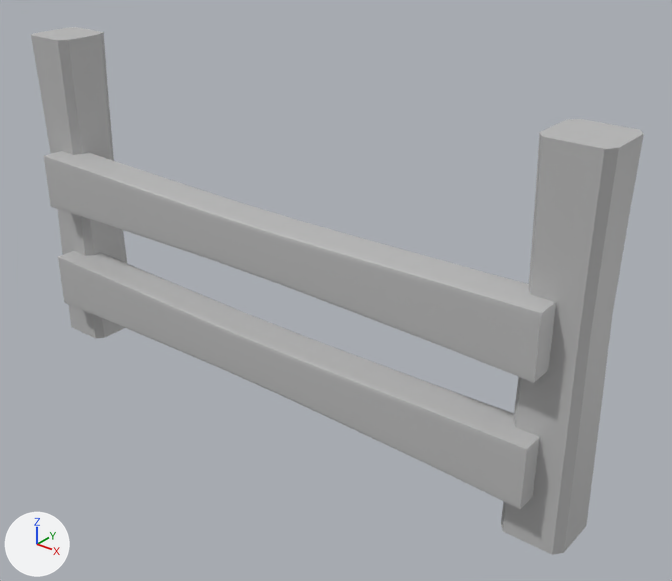
The FBX model Assets/Art/Models/Fence2.fbx: old version first, new version second.
Rendered twice from a 50 mm camera at (1.87, -2.05, 1.81) aimed at (0.18, 0.05, 0.5). Every picture has the same lights, and +X, +Y and +Z are marked at lower left. Where no turn or scale is listed for an object, it has been applied to the vertices.
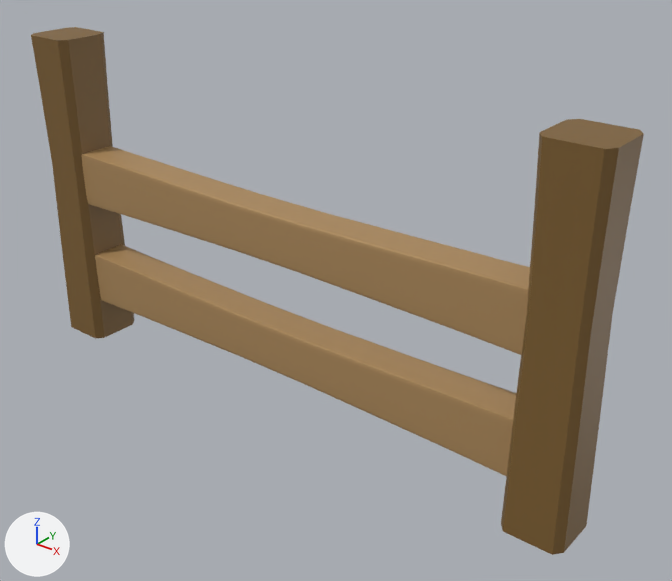
Patch to the scene script:
```diff
--- a/Assets/Art/Models/Fence2.fbx.py
+++ b/Assets/Art/Models/Fence2.fbx.py
@@ mat_fence_wood @@
+mat_fence_wood = principled_material('Fence_wood')
+mat_fence_wood.base_color = (0.212, 0.118, 0.0313)  # brown #7f6031
@@ mat_fence_wood2 @@
+mat_fence_wood2 = principled_material('Fence_wood2')
+mat_fence_wood2.base_color = (0.416, 0.254, 0.106)  # brown #ad8a5c
@@ me_mesh @@
 # used by ob_polysurface4; location = (0.0, 0.0, 0.015)
-me_mesh.from_pydata(...)  # 304 vertices, 304 faces; spans x -1.1..1.1, y -0.17..0.1, z 0.0..1.17
+me_mesh.from_pydata(...)  # 304 vertices, 304 faces; spans x -1.1..1.1, y -0.1..0.1, z 0.0..1.17
+# me_mesh part 1: the loose piece of 104 vertices spanning x -1.0..1.0, y -0.17..-0.03, z 0.56..0.76 is moved by (0.0, 0.1, 0.0)
+# me_mesh part 2: the loose piece of 104 vertices spanning x -1.0..1.0, y -0.17..-0.03, z 0.16..0.36 is moved by (0.0, 0.1, 0.0)
+# me_mesh part 3: 33 of the faces centred in x -1.1..-0.9, y -0.1..0.1, z 0.55..1.17 switch from mat_lambert1 (grey #bcbcbc) to mat_fence_wood (brown #7f6031)
+# me_mesh part 4: 33 of the faces centred in x 0.9..1.1, y -0.1..0.1, z 0.55..1.17 switch from mat_lambert1 (grey #bcbcbc) to mat_fence_wood (brown #7f6031)
+# me_mesh part 5: 17 of the faces centred in x -1.1..-0.9, y -0.1..0.1, z 0.0..0.2 switch from mat_lambert1 (grey #bcbcbc) to mat_fence_wood (brown #7f6031)
+# me_mesh part 6: 17 of the faces centred in x 0.9..1.1, y -0.1..0.1, z 0.0..0.2 switch from mat_lambert1 (grey #bcbcbc) to mat_fence_wood (brown #7f6031)
+me_mesh.materials.append(mat_fence_wood2)  # brown #ad8a5c
```

Pixel boxes (x1, y1, x2, y2) of what changed, in the pictures (672 x 581 px; the box of a moved part takes in the faces that stretch with it):
'polySurface4', reshaped, recoloured (grey to brown): (31, 27, 644, 555) in both
part 1 of me_mesh, moved or reshaped: before (44, 151, 556, 383); after (81, 146, 530, 355)
part 2 of me_mesh, moved or reshaped: before (58, 251, 540, 509); after (95, 244, 516, 477)
part 3 of me_mesh, recoloured (grey to brown): (31, 27, 123, 245) in both
part 4 of me_mesh, recoloured (grey to brown): (515, 119, 644, 433) in both
part 5 of me_mesh, recoloured (grey to brown): before (61, 232, 127, 339); after (61, 232, 134, 339)
part 6 of me_mesh, recoloured (grey to brown): (501, 409, 601, 555) in both
